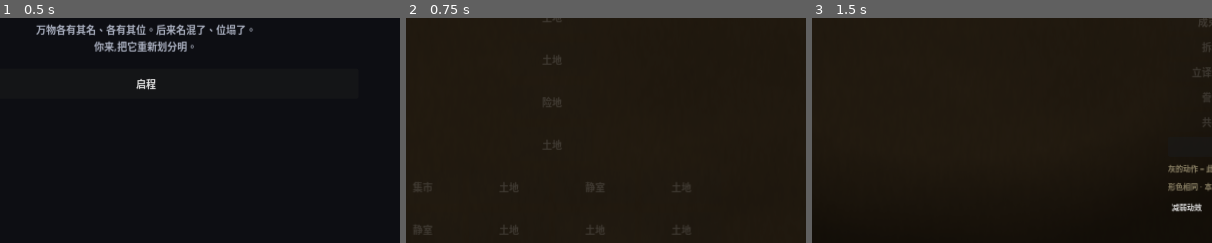
Above: before the commit, frames 1-3 (left to right).
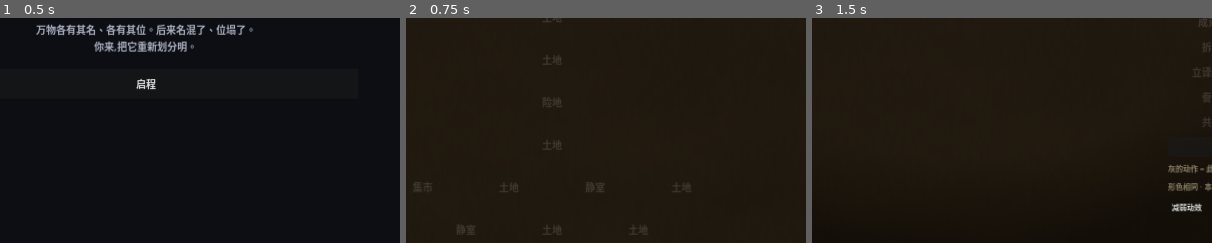
Above: after the commit, the same moments.

Repository: HelloKuoty/bounds
Game: Godot game, scene res://scenes/main/Main.tscn
Two runs of this game, one before a commit and one after it. Both use one fixed random seed, a clock stepped at 60 frames per second and the inputs below.
Inputs:
- Up to frame 1 (0.5 s): no input
- Up to frame 2 (0.75 s): click "启程" at 0.5 s
- Up to frame 3 (1.5 s): click "土地" at 1.25 s
The pictures show only the part of the screen within x 32-82%, y 49-99%; the shares and areas given below are measured in that part.

Frame 1 is identical in both runs. In frame 2, 0.3% of the frame differs, in the area x 2-71%, y 92-97%; in frame 3, nothing differs.

Commit message:
iter-30: force the random trial onto the main path (playtest fix) + novelty pivot
用户试玩走过场路、整局没碰试炼, 且反馈"还是之前那些东西、没新鲜感".
- RunManager.PLAN: 试炼之地从可绕分叉 → Boss前强制单节点层, 每条run必经(随机+心法), 不再可跳过
- smoke 对非DB id走生成器 → 每跑必经强制试炼, 顺带全程覆盖生成器
- +test_trial_is_on_every_path → 109绿, smoke通关, LOAD 0. 重导出网页.
诊断"没新鲜感": 重玩同主干+Boss(新随机内容被绕过) + 去保姆化/心力/三星是同关微调非新内容.
拐点: 转向真·新内容(传令链新玩法 / 集市+静室新交互 / 新机制), 待用户拍板方向; 大评顺延.

Co-Authored-By: Claude Opus 4.8 (1M context) <noreply@anthropic.com>

Diff:
--- a/scripts/autoload/run_manager.gd
+++ b/scripts/autoload/run_manager.gd
@@ -15,7 +15,8 @@
 	[{"type": "territory", "terr": "the_seep"}],            # 学:用界遏制蔓延
 	# 教学全过后才放开分叉(有选择,但不会撞上没学过的招)
 	[{"type": "bazaar", "terr": ""}, {"type": "territory", "terr": "two_faced"}, {"type": "sanctum", "terr": ""}, {"type": "territory", "terr": "knot_ford"}],  # 分叉:连环渡(交错连环)
-	[{"type": "sanctum", "terr": ""}, {"type": "territory", "terr": "scroll_bond"}, {"type": "territory", "terr": "two_names"}, {"type": "territory", "terr": "trial"}],  # 分叉:名障镇 + 试炼之地(种子化随机)
+	[{"type": "sanctum", "terr": ""}, {"type": "territory", "terr": "scroll_bond"}, {"type": "territory", "terr": "two_names"}],  # 分叉:契卷堂 / 名障镇
+	[{"type": "territory", "terr": "trial"}],               # 强制:试炼之地(随机布局 + 心法),每条 run 必经,不再可绕
 	[{"type": "heartland", "terr": "the_sprawl"}],          # Boss:蔓沼
 ]
 
--- a/tests/smoke_full_run.gd
+++ b/tests/smoke_full_run.gd
@@ -38,7 +38,9 @@
 		gs.enter_node(nxt)
 		current = nxt
 		if node["territory_id"] != "":
-			var t := tdb.get_territory(node["territory_id"]) as TerritoryData
+			var tid: String = node["territory_id"]
+			# a seeded trial (id not in the database) is generated; everything else loads
+			var t: TerritoryData = tdb.get_territory(tid) if tdb.has_territory(tid) else TerritoryGen.make(hash(nxt))
 			var board := BoardState.new()
 			board.load_territory(t)
 			if not _auto_solve(board):
--- a/tests/test_run_manager.gd
+++ b/tests/test_run_manager.gd
@@ -63,6 +63,21 @@
 		assert_true(forced.has(must), "%s sits on the forced teaching backbone (unskippable)" % must)
 
 
+func test_trial_is_on_every_path() -> void:
+	# iter-30: the random trial (+ 心法) must not be skippable — it sits on a forced
+	# single-node layer, so every route to the boss passes through it.
+	var count_by_layer := {}
+	for id in RunManager.nodes:
+		var ly: int = RunManager.node(id)["layer"]
+		count_by_layer[ly] = int(count_by_layer.get(ly, 0)) + 1
+	var trial_forced := false
+	for id in RunManager.nodes:
+		var n := RunManager.node(id)
+		if n["territory_id"] == "trial" and count_by_layer[n["layer"]] == 1:
+			trial_forced = true
+	assert_true(trial_forced, "a trial sits on a forced single-node layer — unavoidable")
+
+
 func _count_paths(id: String, memo: Dictionary) -> int:
 	if id == RunManager.boss_id:
 		return 1
Not shown, changed: docs/index.html
Not shown, changed: docs/index.pck
Not shown, added: team/iterations/iter-30.md
